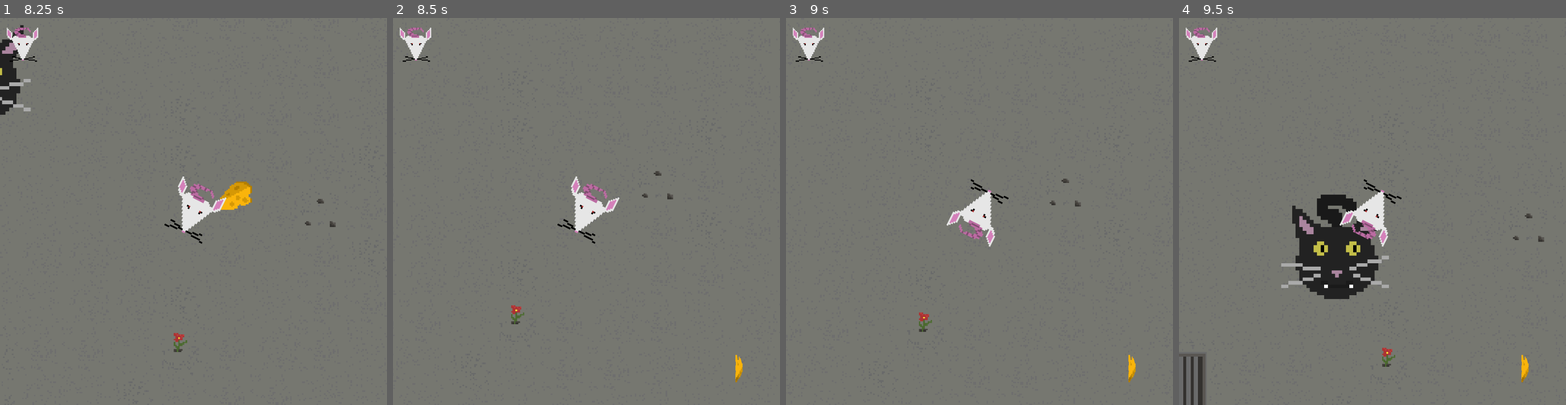
Above: before the commit, frames 1-4 (left to right).
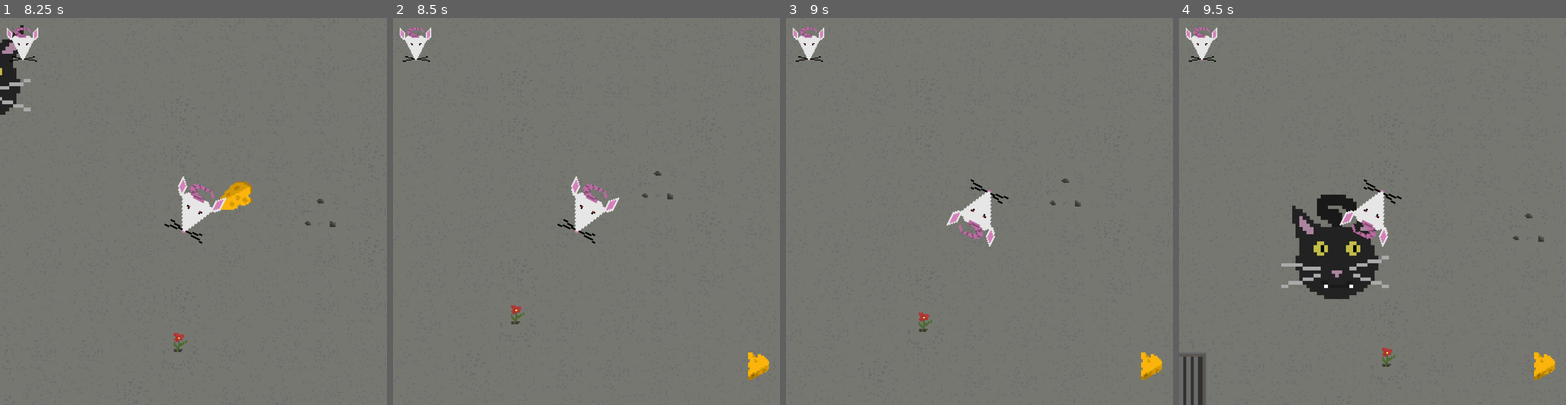
Above: after the commit, the same moments.

Repository: hg-game-dev/DodgeGame1
Game: Godot game, scene res://main_menu/main_menu.tscn
Two runs of this game, one before a commit and one after it. Both use one fixed random seed, a clock stepped at 60 frames per second and the inputs below. This scene is started directly instead of the project's main scene.
Inputs (mouse positions are in pixels of both pictures, inside the frame that each line leads up to):
- Up to frame 1 (8.25 s): click "New Game" at 0.5 s; tap Enter at 1.25, 8 s; move the mouse to (174, 288) at 1.27 s; press the mouse at (174, 288) at 1.28 s; tap Space at 2 s; move the mouse to (309, 269) at 2.02 s; release the mouse at (309, 269) at 2.03 s; click (309, 269) at 2.1 s; move the mouse to (77, 153) at 2.77 s; press the mouse at (77, 153) at 2.78 s; move the mouse to (212, 211) at 3.52 s; release the mouse at (212, 211) at 3.53 s; click (212, 211) at 3.6 s; move the mouse to (135, 114) at 4.27 s; press the mouse at (135, 114) at 4.28 s; move the mouse to (278, 192) at 5.02 s; release the mouse at (278, 192) at 5.03 s; click (278, 192) at 5.1 s; move the mouse to (116, 230) at 5.77 s; press the mouse at (116, 230) at 5.78 s; move the mouse to (232, 126) at 6.52 s; release the mouse at (232, 126) at 6.53 s; click (232, 126) at 6.6 s; move the mouse to (174, 288) at 7.27 s; press the mouse at (174, 288) at 7.28 s; move the mouse to (309, 269) at 8.02 s; release the mouse at (309, 269) at 8.03 s; click (309, 269) at 8.1 s
- Up to frame 2 (8.5 s): no input
- Up to frame 3 (9 s): move the mouse to (863, 153) at 8.77 s; press the mouse at (863, 153) at 8.78 s
- Up to frame 4 (9.5 s): no input

Frame 1 is identical in both runs. In frame 2, 0.4% of the frame differs, in the area x 88-98%, y 86-95%; in frame 3, 0.4%; in frame 4, 0.4%.

Commit message:
perfection

Diff:
--- a/cheese_collected.gd
+++ b/cheese_collected.gd
@@ -26,5 +26,5 @@
 
 	var rect := TextureRect.new()
 	rect.texture = cheese_scene
-	rect.custom_minimum_size = Vector2(32, 32)
+	rect.custom_minimum_size = Vector2(96, 32)
 	add_child(rect)
--- a/hud.tscn
+++ b/hud.tscn
@@ -73,14 +73,10 @@
 stretch_mode = 5
 
 [node name="CheeseCollected" type="HBoxContainer" parent="." unique_id=1338896567]
+layout_direction = 3
 anchors_preset = -1
-anchor_left = 1.0
-anchor_top = 1.0
-anchor_right = 2.0
+anchor_right = 1.0
 anchor_bottom = 1.0
-offset_left = -84.0
-offset_top = -85.0
-offset_bottom = -45.0
 grow_horizontal = 2
 grow_vertical = 2
 theme_override_constants/separation = 4
@@ -91,7 +87,7 @@
 layout_mode = 2
 
 [node name="CheeseWheele" parent="CheeseCollected/CheeseWheel1" unique_id=1626461892 instance=ExtResource("4_61f8s")]
-position = Vector2(18, 18)
+position = Vector2(-397.84613, 17.692322)
 
 [node name="CheeseCollected2" type="HBoxContainer" parent="." unique_id=1014689488]
 visible = false
--- a/node_2d.tscn
+++ b/node_2d.tscn
@@ -32,10 +32,14 @@
 
 [node name="CheeseCollected" parent="HUD" index="1" unique_id=1338896567]
 anchors_preset = 3
-offset_left = -310.0
-offset_top = -310.0
-offset_right = 206.0
-offset_bottom = -210.0
+anchor_left = 1.0
+anchor_top = 1.0
+offset_left = -696.76935
+offset_top = -315.3846
+offset_right = -180.76935
+offset_bottom = -215.38461
+grow_horizontal = 0
+grow_vertical = 0
 cheese = ExtResource("3_nr8wp")
 
 [node name="CheeseWheel1" parent="HUD/CheeseCollected" index="0" unique_id=844418036]
--- a/project.godot
+++ b/project.godot
@@ -17,8 +17,8 @@
 
 [display]
 
-window/size/viewport_width=320
-window/size/viewport_height=320
+window/size/viewport_width=400
+window/size/viewport_height=400
 window/size/window_width_override=920
 window/size/window_height_override=920
 
